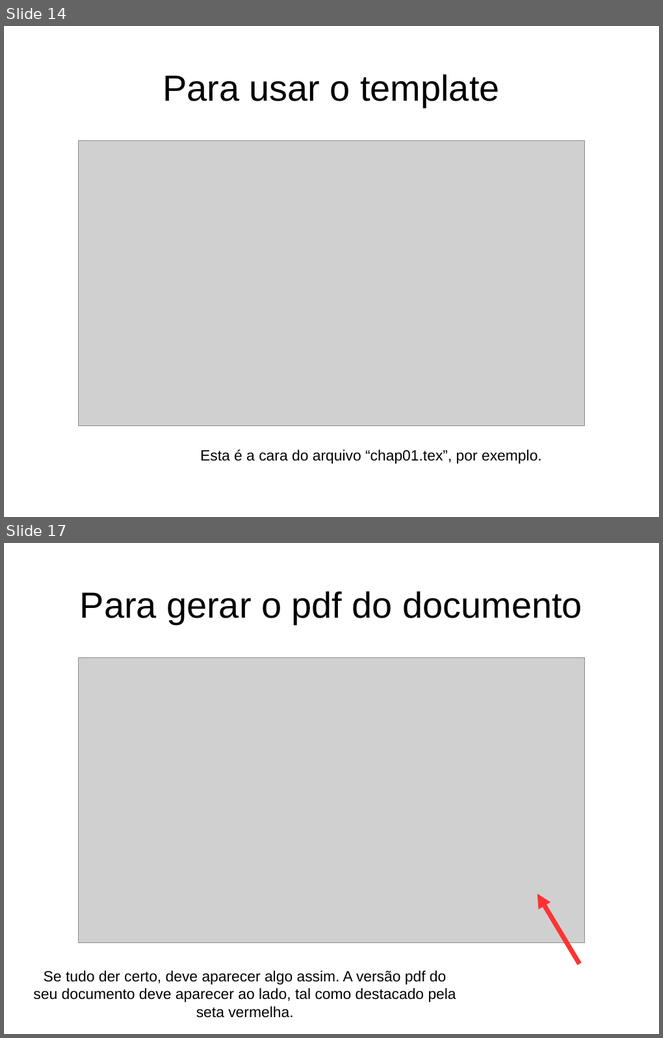
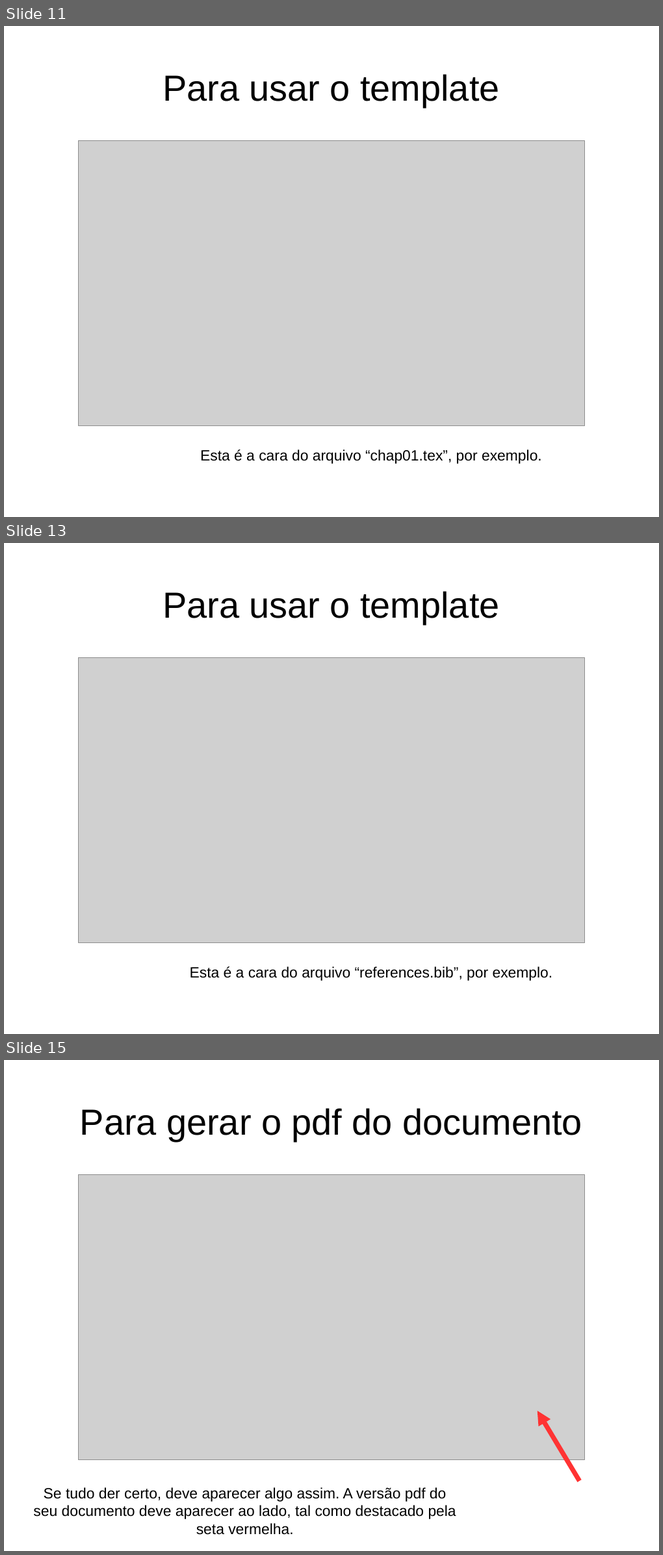
Before and after one commit to birocoles/Templates-geofisica-ON, a slide deck: Tutorial/tutorial_basico.odp. Shown one above the other, each under a label of ours: slides 14 and 17 before the commit, slides 11, 13 and 15 after it; the slides between them are not shown. The pictures are 663x1038 and 663x1555 pixels, drawn with LibreOffice and Linux fonts; fonts in the diff are those of the drawing; grey boxes stand for pictures. Boxes give left, top, right and bottom in pixels: in the first picture for what was removed or moved away, otherwise in the second. Text is boxed around its words. In the diff, an @@ line names an element or a change of style, - is before the commit and + after.

```diff
--- a/Tutorial/tutorial_basico.odp
+++ b/Tutorial/tutorial_basico.odp
@@ slide 13 added at (4, 543, 659, 1034), background #FFFFFF @@
@@ title added at (163, 591, 499, 624), 44 pt, text #000000 @@
+Para usar o template
@@ picture added at (78, 658, 585, 943) @@
@@ text added at (190, 967, 553, 981), 18 pt, text #000000 @@
+Esta é a cara do arquivo “references.bib”, por exemplo.
@@ what was slide 14 is now slide 11 @@
@@ what was slide 17 is now slide 15 @@
```
Also in this commit, not shown: 12 slides changed, 3 slides removed, 3 other files.
